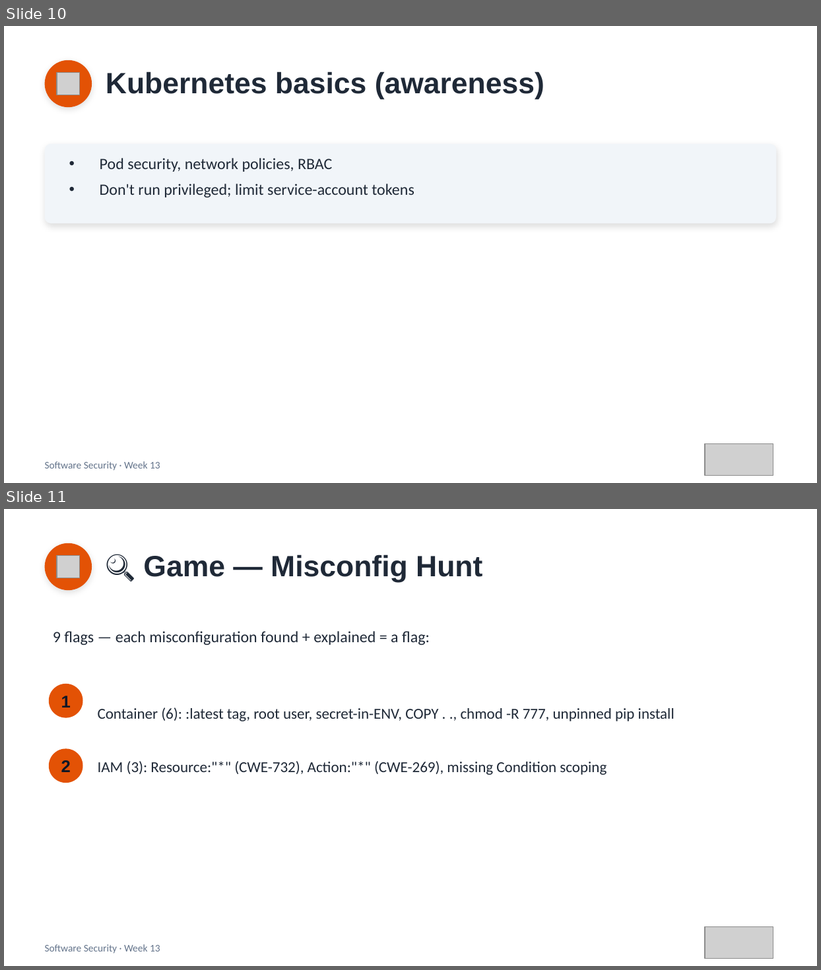
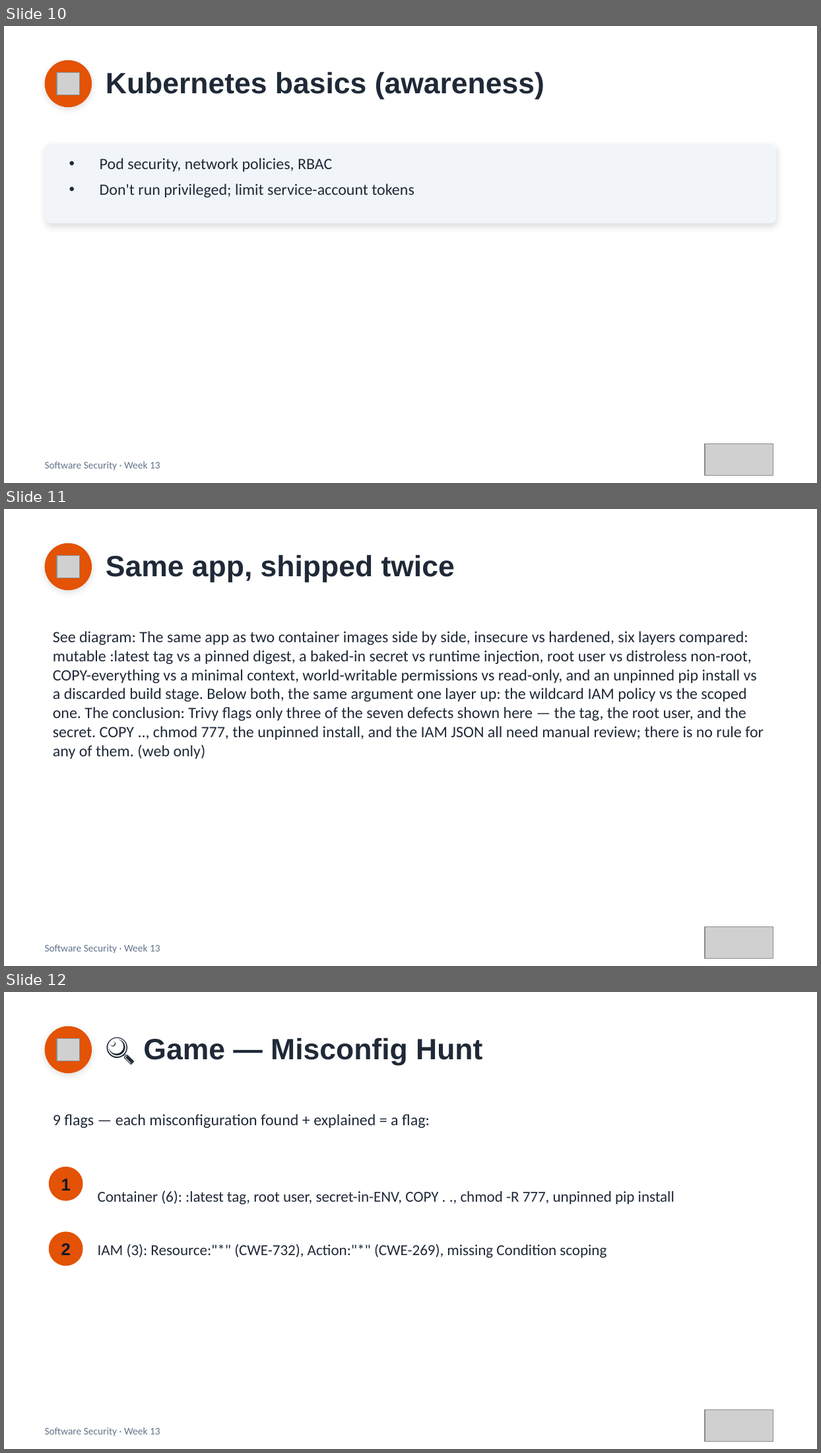
Before and after one commit to 6531503085Sutapat/software-security, a slide deck: slides/pptx/week13.pptx. Shown one above the other, each under a label of ours: slides 10 and 11 before the commit, slides 10, 11 and 12 after it. The pictures are 821x970 and 821x1453 pixels, drawn with LibreOffice and Linux fonts; fonts in the diff are those of the drawing; grey boxes stand for pictures. Boxes give left, top, right and bottom in pixels: in the first picture for what was removed or moved away, otherwise in the second. Text is boxed around its words. In the diff, an @@ line names an element or a change of style, - is before the commit and + after.

```diff
--- a/slides/pptx/week13.pptx
+++ b/slides/pptx/week13.pptx
@@ slide 11 added at [4,509,817,966], background #FFFFFF @@
@@ ellipse added at [45,543,92,590], fill #E35205 @@
@@ picture added at [57,555,80,578] @@
@@ text added at [106,555,455,582], 26 pt, text #1F2937, bold @@
+Same app, shipped twice
@@ text added at [53,631,764,759], 14 pt, text #1F2937 @@
+See diagram: The same app as two container images side by side, insecure vs hardened, six layers compared: mutable :latest tag vs a pinned digest, a baked-in secret vs runtime injection, root user vs distroless non-root, COPY-everything vs a minimal context, world-writable permissions vs read-only, and an unpinned pip install vs a discarded build stage. Below both, the same argument one layer up: the wildcard IAM policy vs the scoped one. The conclusion: Trivy flags only three of the seven defects shown here — the tag, the root user, and the secret. COPY .., chmod 777, the unpinned install, and the IAM JSON all need manual review; there is no rule for any of them. (web only)
@@ picture added at [705,927,773,958] @@
@@ text added at [45,945,160,954], 9 pt, text #64748B @@
+Software Security · Week 13
@@ what was slide 11 is now slide 12 @@
```
Also in this commit, not shown: 1 slide changed, 13 other files.
